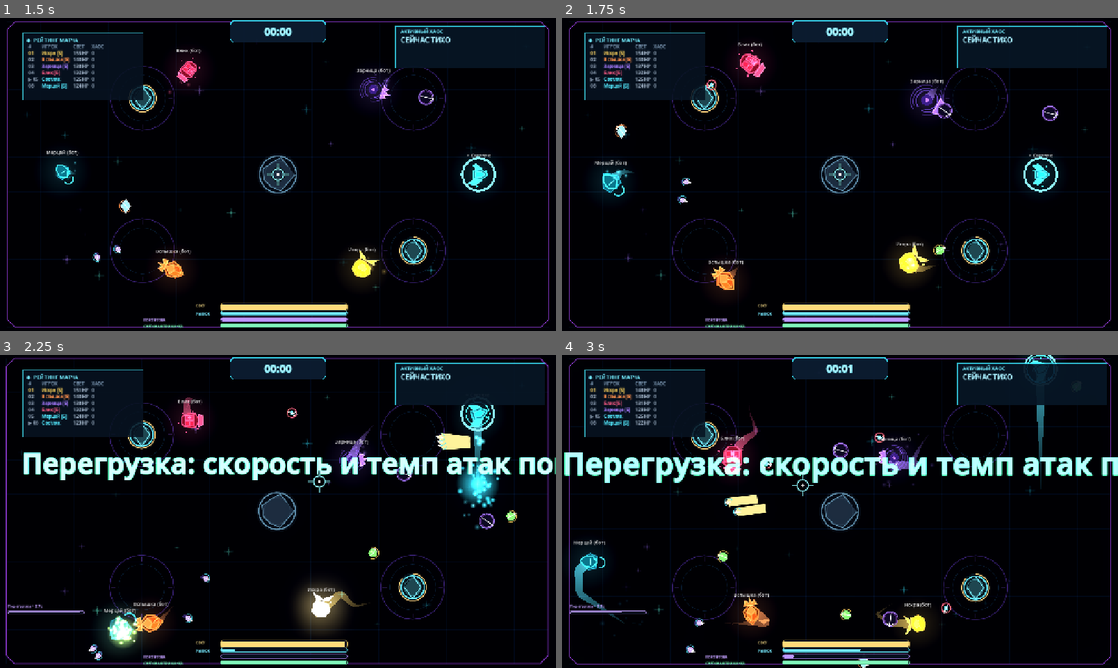
Above: before the commit, frames 1-4 (two rows, left to right).
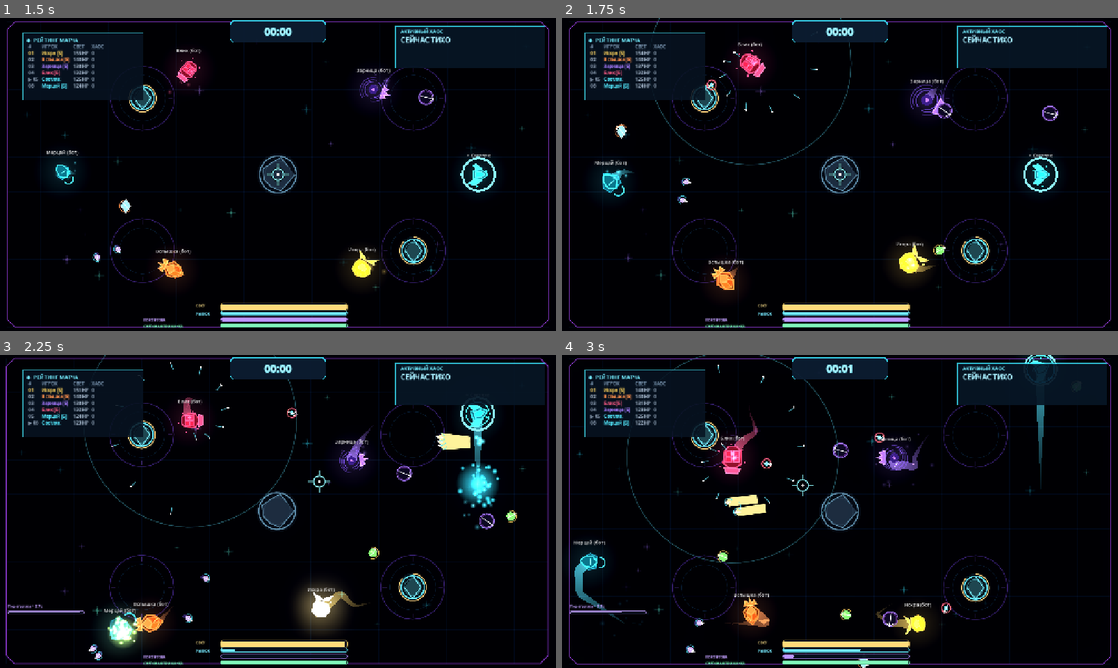
Above: after the commit, the same moments.

Repository: DvoreZZKy/svetobalamut
Game: Godot game, scene res://scenes/menu.tscn
Two runs of this game, one before a commit and one after it. Both use one fixed random seed, a clock stepped at 60 frames per second and the inputs below.
Inputs (mouse positions are in pixels of both pictures, inside the frame that each line leads up to):
- Up to frame 1 (1.5 s): click "Играть одному (с ботами)" at 0.5 s; click "НАЧАТЬ МАТЧ" at 1.25 s
- Up to frame 2 (1.75 s): no input
- Up to frame 3 (2.25 s): tap Enter (restart) at 2 s; move the mouse to (305, 511) at 2.02 s; hold W (up) from 2.03 s (still down); hold Space (dash) from 2.03 s (still down); tap Q (ability) at 2.1 s; click (305, 511) at 2.17 s
- Up to frame 4 (3 s): keep holding W (up); move the mouse to (812, 511) at 2.77 s; release Space (dash) at 2.78 s; tap Space (dash) at 2.85 s

Frame 1 is identical in both runs. In frame 2, 0.2% of the frame differs, in the area x 16-53%, y 0-48%; in frame 3, 3.8%; in frame 4, 4.3%, in the area x 0-100%, y 0-67%.

Commit message:
Improve map ricochets, Generator damage and ability visuals

Diff:
--- a/scripts/arena.gd
+++ b/scripts/arena.gd
@@ -167,6 +167,7 @@
 var result_category_frame: PanelContainer
 var result_list: VBoxContainer
 var banner: Label
+var ability_error_panel: PanelContainer
 var zone_warning_panel: ColorRect
 var zone_warning_label: Label
 var zone_warning_until := 0.0
@@ -447,6 +448,37 @@
 	banner.anchor_bottom = 0.28
 	banner.pivot_offset = Vector2(640, 50)
 	banner.modulate.a = 0.0
+	ability_error_panel = PanelContainer.new()
+	ability_error_panel.anchor_left = 0.5
+	ability_error_panel.anchor_right = 0.5
+	ability_error_panel.anchor_top = 0.42
+	ability_error_panel.anchor_bottom = 0.42
+	ability_error_panel.offset_left = -220.0
+	ability_error_panel.offset_right = 220.0
+	ability_error_panel.offset_top = -25.0
+	ability_error_panel.offset_bottom = 25.0
+	ability_error_panel.pivot_offset = Vector2(220.0, 25.0)
+	ability_error_panel.mouse_filter = Control.MOUSE_FILTER_IGNORE
+	ability_error_panel.visible = false
+	var error_style := StyleBoxFlat.new()
+	error_style.bg_color = Color("#171d26", 0.97)
+	error_style.border_color = Color("#858d98")
+	error_style.set_border_width_all(2)
+	error_style.set_corner_radius_all(3)
+	error_style.content_margin_left = 16.0
+	error_style.content_margin_right = 16.0
+	error_style.content_margin_top = 8.0
+	error_style.content_margin_bottom = 8.0
+	ability_error_panel.add_theme_stylebox_override("panel", error_style)
+	var error_label := Label.new()
+	error_label.text = "АТАКА НЕ УДАЛАСЬ"
+	error_label.horizontal_alignment = HORIZONTAL_ALIGNMENT_CENTER
+	error_label.vertical_alignment = VERTICAL_ALIGNMENT_CENTER
+	error_label.add_theme_font_override("font", _bold_hud_font())
+	error_label.add_theme_font_size_override("font_size", 19)
+	error_label.add_theme_color_override("font_color", Color("#c8cdd4"))
+	ability_error_panel.add_child(error_label)
+	cl.add_child(ability_error_panel)
 	score_lbl = RichTextLabel.new()
 	score_lbl.bbcode_enabled = true
 	score_lbl.fit_content = false
@@ -1048,8 +1080,17 @@
 				bullet_layer.draw_circle(pos, radius, Color("#100c24"))
 				bullet_layer.draw_arc(pos, radius + 5.0, 0.0, TAU, 32, Color("#a77aff"), 2.0, true)
 			11:
-				bullet_layer.draw_arc(pos, radius + 2.0, 0.0, TAU, 28, Color.WHITE, 3.0, true)
-				bullet_layer.draw_line(pos + Vector2(-radius, 0), pos + Vector2(radius, 0), col, 2.0, true)
+				if b.size() > 9 and bool(b[9]):
+					var ric_dir := vel.normalized()
+					var ric_side := ric_dir.orthogonal()
+					var ric_diamond := PackedVector2Array([pos + ric_dir * (radius + 8.0), pos + ric_side * (radius * 0.85), pos - ric_dir * (radius + 8.0), pos - ric_side * (radius * 0.85)])
+					bullet_layer.draw_circle(pos, radius + 8.0, Color(0.25, 0.88, 1.0, 0.16))
+					bullet_layer.draw_arc(pos, radius + 8.0, 0.0, TAU, 32, Color("#8df6ff"), 3.5, true)
+					bullet_layer.draw_colored_polygon(ric_diamond, Color("#c7fbff"))
+					bullet_layer.draw_polyline(ric_diamond, Color.WHITE, 2.0, true)
+				else:
+					bullet_layer.draw_arc(pos, radius + 2.0, 0.0, TAU, 28, Color.WHITE, 3.0, true)
+					bullet_layer.draw_line(pos + Vector2(-radius, 0), pos + Vector2(radius, 0), col, 2.0, true)
 			12:
 				bullet_layer.draw_circle(pos, radius + 3.0, Color("#ff4b24", 0.45))
 				bullet_layer.draw_circle(pos, radius, Color("#ff792e"))
@@ -1095,6 +1136,21 @@
 			bullet_layer.draw_arc(effect_pos, 43.0, 0.0, TAU, 40, Color("#c18cff"), 4.0, true)
 		if int(pd.get("pr", 0)) > 0:
 			bullet_layer.draw_arc(effect_pos, 48.0, -0.65, 0.65, 24, Color("#8cf7ff"), 4.0, true)
+		var field_remaining := float(pd.get("field_t", 0.0))
+		var field_kind := int(pd.get("k", -1))
+		if field_remaining > 0.0 and [5, 10, 17].has(field_kind):
+			var field_mode := int(pd.get("fm", 0))
+			var field_color := Color("#a77aff") if field_kind == 10 else (Color("#ff687a") if field_kind == 17 else Color("#63eaff"))
+			var field_pulse := 1.0 + 0.035 * sin(t * 9.0)
+			bullet_layer.draw_arc(effect_pos, 305.0 * field_pulse, 0.0, TAU, 64, Color(field_color, 0.34), 2.2, true)
+			for particle_index in 12:
+				var particle_phase := fposmod(t * 0.82 + float(particle_index) / 12.0, 1.0)
+				var particle_dir := Vector2.from_angle(TAU * float(particle_index) / 12.0 + t * 0.22)
+				var particle_radius := lerpf(282.0, 38.0, particle_phase) if field_mode == 1 else lerpf(42.0, 282.0, particle_phase)
+				var particle_pos := effect_pos + particle_dir * particle_radius
+				var streak_dir := -particle_dir if field_mode == 1 else particle_dir
+				bullet_layer.draw_line(particle_pos, particle_pos + streak_dir * 20.0, Color(field_color, 0.72), 2.4, true)
+				bullet_layer.draw_circle(particle_pos, 3.2 if field_kind == 10 else 2.7, Color.WHITE)
 
 
 # ----------------------------------------------------------------- цикл ---
@@ -2351,16 +2407,10 @@
 				warning_tween.set_loops(4)
 				warning_tween.tween_property(zone_warning_panel, "color:a", 0.48, 0.22)
 				warning_tween.tween_property(zone_warning_panel, "color:a", 0.88, 0.22)
-			"generator_attack":
-				if int(e.get("id", 0)) == local_id:
-					_show_banner("ТУРЕЛЬ УСТАНОВЛЕНА В ТОЧКЕ ПРИЦЕЛА")
 			"ability_failed":
 				if int(e.get("id", 0)) == local_id:
-					_show_banner("НИКОГО В РАДИУСЕ — АТАКА НЕ УДАЛАСЬ")
+					_show_ability_error()
 					Sfx.play("hit", 0.65, -8.0)
-			"ability_notice":
-				if int(e.get("id", 0)) == local_id:
-					_show_banner(str(e.get("text", "СПОСОБНОСТЬ АКТИВИРОВАНА")))
 			"ability":
 				var ability_kind := int(e.get("kind", 0))
 				if ability_kind == 7:
@@ -2377,6 +2427,9 @@
 				Sfx.play("possess", 1.25, -7.0)
 				flash(pos, 64.0, Color("#c49bff"), 0.18)
 				burst(pos, Color("#c49bff"), 12, 220.0, 0.28)
+			"wall_bounce":
+				burst(pos, col, 9, 280.0, 0.18)
+				flash(pos, 24.0, col, 0.13)
 			"supernova":
 				Sfx.play("boom", 1.28, -1.0)
 				_outline_shockwave(pos, float(e.get("r", 230.0)), Color("#ffb45f"), 0.14)
@@ -2467,6 +2520,16 @@
 	tw.chain().tween_callback(s.queue_free)
 
 
+func _show_ability_error() -> void:
+	ability_error_panel.visible = true
+	ability_error_panel.modulate = Color.WHITE
+	ability_error_panel.scale = Vector2.ONE * 0.94
+	var error_tween := create_tween().set_parallel(true)
+	error_tween.tween_property(ability_error_panel, "scale", Vector2.ONE, 0.12).set_trans(Tween.TRANS_BACK).set_ease(Tween.EASE_OUT)
+	error_tween.tween_property(ability_error_panel, "modulate:a", 0.0, 0.95).set_delay(0.38)
+	error_tween.chain().tween_callback(func(): ability_error_panel.visible = false)
+
+
 func _show_banner(text: String) -> void:
 	banner.text = text
 	banner.modulate = G.hdr(Color.from_hsv(randf(), 0.65, 1.0), 2.4)
--- a/scripts/sim.gd
+++ b/scripts/sim.gd
@@ -9,48 +9,6 @@
 var danger_half_extents := Vector2.ZERO
 var map_object_timer := 2.0
 const MAX_LIGHT := 125.0
-const ABILITY_Q_NOTICES := [
-	"Перегрузка: скорость и темп атак повышены",
-	"Энергощит: входящий урон уменьшен",
-	"Фазовый скачок: рывок вперёд с неуязвимостью",
-	"Звёздный залп: круг из десяти рикошетящих снарядов",
-	"Разгон: ускорение передвижения",
-	"Притяжение: поле притягивает ближайших противников",
-	"Липкая броня: получен временный щит",
-	"Вспышка: мощный взрыв вокруг персонажа",
-	"Смещение: созданы два отвлекающих двойника",
-	"Гранёный залп: следующие пять выстрелов усилены",
-	"Гравитационная яма: поле притягивает врагов",
-	"Отскок: следующие пять выстрелов рикошетят",
-	"Перегрев: временно повышен урон",
-	"Высасывание: ближайший противник теряет свет",
-	"Размах: ускорение и усиленный размах",
-	"Поглощение: щит поглощает снаряды",
-	"Автотурель: турель активна рядом с вами",
-	"Отталкивание: включено силовое поле",
-	"Фазирование: краткая неуязвимость"
-]
-const ABILITY_F_NOTICES := [
-	"Световая приманка: пожиратели отвлекаются на маяк",
-	"Поглощение снарядов: ловите выстрелы и превращайте их в свет",
-	"Фазовая защита: проходите сквозь угрозы",
-	"Призматические выстрелы: следующие три атаки раздваиваются",
-	"Цепная молния: удар по ближайшим врагам",
-	"Отталкивающий импульс: отбрасывает ближайших врагов",
-	"Отталкивающий импульс: отбрасывает ближайших врагов",
-	"Сверхновая: мощный круговой взрыв",
-	"Пространственный скачок: длинный телепорт вперёд",
-	"Защитный щит: получено 30 единиц щита",
-	"Гравитационное поле: притягивает ближайших врагов",
-	"Веерный рикошет: выпущено пять отражающихся снарядов",
-	"Вулканический выброс: оглушающий круговой взрыв",
-	"Высасывание энергии: наносит урон и восстанавливает свет",
-	"Ударная волна: отбрасывает врагов вокруг",
-	"Преобразование щита: запас щита превращён в свет",
-	"Усиленная турель: турель продлена до шести секунд",
-	"Смена полярности: поле меняет притяжение на отталкивание",
-	"Фазовый скачок: короткий телепорт с защитой"
-]
 const CLASS_STATS := [
 	{"name":"Светляк","hp":125.0,"def":0.95,"atk":0.90,"speed":1.12,"rate":0.22,"ability":"Перегрузка"},
 	{"name":"Капсула","hp":136.0,"def":0.88,"atk":1.30,"speed":0.83,"rate":0.56,"ability":"Энергощит"},
@@ -511,7 +469,6 @@
 				break
 		if not found:
 			attack_turrets.append({"pos": turret_pos, "owner": p.id, "t": 4.0, "cd": 0.12})
-		events.append({"t":"generator_attack","id":p.id,"x":turret_pos.x,"y":turret_pos.y,"c":p.ci})
 	elif kind == 17:
 		var polarity := int(p.get("polarity_mode", 1))
 		_spawn_class_bullet(p, aim, 1160.0, 8.0, 0.9, 1.35, {"polarity": polarity})
@@ -611,9 +568,9 @@
 					var direction: Vector2 = (target.pos - turret.pos).normalized()
 					bullets.append({"id": next_id, "pos": turret.pos + direction * 20.0, "vel": direction * 1080.0,
 						"owner": owner_id, "life": 0.9, "bn": 0, "ricochet": false,
-						"dmg": BULLET_DMG * float(owner.attack) * 0.38, "radius": 4.5, "vk": 16, "hit_ids": []})
+						"dmg": BULLET_DMG * float(owner.attack) * 0.95, "radius": 5.5, "vk": 16, "hit_ids": []})
 					next_id += 1
-			turret.cd = 0.68
+			turret.cd = 0.48
 		keep.append(turret)
 	attack_turrets = keep
 
@@ -749,7 +706,11 @@
 			p.field_t = 3.2
 			p.field_mode = 1
 		11:
-			p.special_shots = 5
+			var ricochet_dir: Vector2 = p.aim.normalized()
+			bullets.append({"id":next_id,"pos":p.pos + ricochet_dir * 38.0,"vel":ricochet_dir * 980.0,
+				"owner":p.id,"life":3.2,"bn":0,"ricochet":true,"ricochet_limit":5,
+				"dmg":BULLET_DMG * float(p.attack) * 2.0,"radius":13.0,"vk":11,"hit_ids":[]})
+			next_id += 1
 			events.append({"t":"ability","x":p.pos.x,"y":p.pos.y,"c":p.ci,"kind":11})
 		12:
 			p.buff = "overdrive"
@@ -770,7 +731,6 @@
 		18:
 			p.phase_t = 1.0
 			p.inv = maxf(float(p.inv), 1.0)
-	events.append({"t":"ability_notice","id":p.id,"text":str(ABILITY_Q_NOTICES[int(p.kind)])})
 
 
 func _use_extra_ability(p: Dictionary) -> void:
@@ -838,7 +798,6 @@
 		18:
 			p.pos = (p.pos + p.aim * 260.0).clamp(Vector2(40,40), world_size - Vector2(40,40))
 			p.inv = maxf(float(p.inv), 0.55)
-	events.append({"t":"ability_notice","id":p.id,"text":str(ABILITY_F_NOTICES[int(p.kind)])})
 
 
 
@@ -937,9 +896,9 @@
 		var target := _nearest(p, false)
 		if not target.is_empty():
 			var direction: Vector2 = (target.pos - p.pos).normalized()
-			bullets.append({"id":next_id,"pos":p.pos + direction * 38.0,"vel":direction * 1050.0,"owner":p.id,"life":1.0,"bn":0,"ricochet":false,"dmg":BULLET_DMG * float(p.attack) * 0.55,"radius":5.0})
+			bullets.append({"id":next_id,"pos":p.pos + direction * 38.0,"vel":direction * 1120.0,"owner":p.id,"life":1.0,"bn":0,"ricochet":false,"dmg":BULLET_DMG * float(p.attack) * 0.95,"radius":5.5,"vk":16})
 			next_id += 1
-			p.turret_cd = 0.72
+			p.turret_cd = 0.48
 
 func _update_lures(dt: float) -> void:
 	var keep: Array = []
@@ -1056,6 +1015,55 @@
 			var direction := delta.normalized() if delta.length_squared() > 0.01 else Vector2.RIGHT
 			pos = center + direction * minimum
 	return pos
+
+
+func _find_bullet_surface_collision(pos: Vector2, radius: float) -> Dictionary:
+	var objects: Array = map_data.get("objects", [])
+	for object_index in objects.size():
+		var item: Dictionary = objects[object_index]
+		var object_type := str(item.get("type", "rock"))
+		if object_type == "cave_wall":
+			var wall_poly := PackedVector2Array()
+			for point in item.get("poly", []):
+				wall_poly.append(Vector2(point))
+			if wall_poly.size() < 3:
+				continue
+			var inside_wall := Geometry2D.is_point_in_polygon(pos, wall_poly)
+			var nearest := Vector2.ZERO
+			var nearest_distance := INF
+			var centroid := Vector2.ZERO
+			for point in wall_poly:
+				centroid += point
+			centroid /= float(wall_poly.size())
+			for edge_index in wall_poly.size():
+				var a: Vector2 = wall_poly[edge_index]
+				var b: Vector2 = wall_poly[(edge_index + 1) % wall_poly.size()]
+				var edge := b - a
+				var edge_length_sq := edge.length_squared()
+				var along := clampf((pos - a).dot(edge) / edge_length_sq, 0.0, 1.0) if edge_length_sq > 0.001 else 0.0
+				var candidate := a + edge * along
+				var distance_sq := pos.distance_squared_to(candidate)
+				if distance_sq < nearest_distance:
+					nearest_distance = distance_sq
+					nearest = candidate
+			if inside_wall or nearest_distance <= radius * radius:
+				var normal := (nearest - pos).normalized() if inside_wall else (pos - nearest).normalized()
+				if normal.length_squared() < 0.001:
+					normal = (nearest - centroid).normalized()
+				if normal.length_squared() < 0.001:
+					normal = Vector2.UP
+				return {"point": nearest, "normal": normal, "index": object_index, "type": object_type}
+			continue
+		if not ["rock", "crystal", "cover", "container", "plant"].has(object_type):
+			continue
+		var center := Vector2(float(item.get("x", 0.0)), float(item.get("y", 0.0)))
+		var object_radius := float(item.get("r", 48.0))
+		var delta := pos - center
+		var combined_radius := object_radius + radius
+		if delta.length_squared() <= combined_radius * combined_radius:
+			var normal := delta.normalized() if delta.length_squared() > 0.001 else Vector2.UP
+			return {"point": center + normal * object_radius, "normal": normal, "index": object_index, "type": object_type}
+	return {}
 
 
 func _find_free_spawn_position(origin: Vector2, player_index: int) -> Vector2:
@@ -1395,17 +1403,21 @@
 			b.pos += b.vel * dt + b.vel.normalized().orthogonal() * sin(float(b.wave_t) * 8.0) * 78.0 * dt
 		else:
 			b.pos += b.vel * dt
-		var object_hit := false
-		var object_list: Array = map_data.get("objects", [])
-		for object_index in object_list.size():
-			var item: Dictionary = object_list[object_index]
-			var object_type := str(item.get("type", "rock"))
-			if not ["rock", "crystal", "cover", "container", "plant"].has(object_type):
-				continue
-			var object_center := Vector2(float(item.get("x", 0.0)), float(item.get("y", 0.0)))
-			var object_radius := float(item.get("r", 48.0))
-			if b.pos.distance_squared_to(object_center) <= pow(object_radius + float(b.get("radius", 6.0)), 2.0):
+		var bounce_on: bool = effects.has("bounce") or bool(b.get("ricochet", false))
+		var bounce_limit: int = int(b.get("ricochet_limit", 2)) if bool(b.get("ricochet", false)) else 4
+		var bullet_radius := float(b.get("radius", 6.0))
+		var bp: Vector2 = b.pos
+		var bv: Vector2 = b.vel
+		var dead: bool = b.life <= 0.0
+		var surface_hit := _find_bullet_surface_collision(bp, bullet_radius) if not dead else {}
+		if not surface_hit.is_empty():
+			var object_index := int(surface_hit.get("index", -1))
+			var object_list: Array = map_data.get("objects", [])
+			if object_index >= 0 and object_index < object_list.size():
+				var item: Dictionary = object_list[object_index]
+				var object_type := str(surface_hit.get("type", "rock"))
 				if object_type == "container" or object_type == "crystal":
+					var object_center := Vector2(float(item.get("x", 0.0)), float(item.get("y", 0.0)))
 					var remaining_hp := maxf(0.0, float(item.get("hp", 65.0)) - float(b.get("dmg", BULLET_DMG)))
 					item["hp"] = remaining_hp
 					object_list[object_index] = item
@@ -1413,14 +1425,16 @@
 						object_list.remove_at(object_index)
 						var drop_kind := "battery" if object_type == "container" else "shield"
 						pickups.append({"pos": object_center, "kind": drop_kind, "t": 12.0})
-				map_data["objects"] = object_list
-				object_hit = true
-				break
-		var dead: bool = b.life <= 0.0 or object_hit
-		var bounce_on: bool = effects.has("bounce") or bool(b.get("ricochet", false))
-		var bounce_limit: int = 2 if bool(b.get("ricochet", false)) else 4
-		var bp: Vector2 = b.pos
-		var bv: Vector2 = b.vel
+					map_data["objects"] = object_list
+			if bounce_on and int(b.get("bn", 0)) < bounce_limit:
+				var surface_normal: Vector2 = surface_hit.get("normal", Vector2.UP)
+				bv = bv.bounce(surface_normal)
+				bp = Vector2(surface_hit.get("point", bp)) + surface_normal * (bullet_radius + 3.0)
+				b.bn = int(b.get("bn", 0)) + 1
+				if bool(b.get("ricochet", false)):
+					events.append({"t":"wall_bounce","x":bp.x,"y":bp.y,"c":int(b.get("vk",0))})
+			else:
+				dead = true
 		var hit_wall := bp.x < 0.0 or bp.x > world_size.x or bp.y < 0.0 or bp.y > world_size.y
 		if hit_wall and bool(b.get("split_on_wall", false)):
 			var split_dir: Vector2 = bv.normalized()
@@ -1932,7 +1946,7 @@
 			"s": p.shadow, "k": p.kind, "c": p.ci, "hat": p.hat, "outfit": p.outfit,
 			"iv": p.inv, "dc": p.dash_cd, "pt": p.pts, "wc": 0.0, "wa": int(p.wave_ammo), "wr": float(p.wave_reload_t),
 			"hpmax": p.max_light, "sh": float(p.get("shield_hp", 0.0)), "shmax": float(p.get("max_shield", 0.0)), "acd": p.abili …(257 unchanged characters)…
-			"ki": p.kills, "dm": float(p.get("damage_total", 0.0)), " …(114 unchanged characters)… ield_t": float(p.get("field_t", 0.0)), "turret_t": float(p.get("turret_t", 0.0)) …(68 unchanged characters)…
+			"ki": p.kills, "dm": float(p.get("damage_total", 0.0)), " …(114 unchanged characters)… ield_t": float(p.get("field_t", 0.0)), "fm": int(p.get("field_mode", 0)), "turret_t": float(p.get("turret_t", 0.0)) …(68 unchanged characters)…
 	var pu: Array = []
 	for pickup in pickups:
 		pu.append([pickup.pos, pickup.kind, pickup.t])
@@ -1948,7 +1962,7 @@
 	var bl: Array = []
 	for b in bullets:
 		var visual_kind := int(b.get("vk", players.get(b.owner, {}).get("kind", 0)))
-		bl.append([b.id, b.pos, b.vel, b.owner, b.bn, visual_kind, float(b.get("radius", 6.0)), bool(b.get("absorb_bubble", false)), int(b.get("polarity", 0))])
+		bl.append([b.id, b.pos, b.vel, b.owner, b.bn, visual_kind, float(b.get("radius", 6.0)), bool(b.get("absorb_bubble", false)), int(b.get("polarity", 0)), bool(b.get("ricochet", false))])
 	var az: Array = []
 	for zone in attack_zones:
 		az.append([zone.pos, str(zone.kind), float(zone.r), float(zone.t)])
--- a/tests/sim_smoke.gd
+++ b/tests/sim_smoke.gd
@@ -427,19 +427,50 @@
 				if sim.bullets.is_empty() or int(sim.bullets[0].get("pierce", 0)) != 4:
 					_fail("phantom slash does not pierce multiple targets")
 
-	# Ricochet Q upgrades the next five basic attacks into three-shot bouncing volleys.
+	# Ricochet Q launches one heavy bank-shot that rebounds five times from arena and map walls.
 	sim.reset([{"id":1,"name":"Ricochet Q","human":true,"color":0,"kind":11,"outfit":0,"hat":0}])
 	sim.chaos_enabled = false
 	var ricochet_player: Dictionary = sim.players[1]
+	ricochet_player.pos = Vector2(500, 450)
+	ricochet_player.aim = Vector2.RIGHT
 	sim._use_ability(ricochet_player)
-	if int(ricochet_player.get("special_shots", 0)) != 5:
-		_fail("Ricochet Q did not grant five empowered shots")
+	if sim.bullets.size() != 1 or not bool(sim.bullets[0].get("ricochet", false)) or int(sim.bullets[0].get("ricochet_limit", 0)) != 5:
+		_fail("Ricochet Q did not launch its five-bounce heavy projectile")
+	if float(sim.bullets[0].get("dmg", 0.0)) < Sim.BULLET_DMG * 1.9:
+		_fail("Ricochet Q heavy projectile damage is too low")
+	# Ordinary shots remain straight; Q no longer modifies later basic attacks.
+	sim.bullets.clear()
 	sim._fire_class_attack(ricochet_player)
-	if sim.bullets.size() != 3:
-		_fail("Ricochet Q did not convert the next basic attack into a three-shot volley")
-	for ricochet_bullet in sim.bullets:
-		if not bool(ricochet_bullet.get("ricochet", false)):
-			_fail("Ricochet Q empowered volley contains a non-bouncing projectile")
+	if sim.bullets.size() != 1 or bool(sim.bullets[0].get("ricochet", false)):
+		_fail("Ricochet basic attack became bouncing without Q")
+	# A heavy ricochet reflects from circular rocks instead of disappearing.
+	sim.bullets = [{"id":50,"pos":Vector2(600,450),"vel":Vector2(500,0),"owner":1,"life":1.0,"bn":0,"ricochet":true,"ricochet_limit":5,"dmg":18.0,"radius":8.0,"vk":11,"hit_ids":[]}]
+	sim.map_data["objects"] = [{"type":"rock","x":650.0,"y":450.0,"r":35.0}]
+	sim._update_bullets(0.02)
+	if sim.bullets.size() != 1 or float(sim.bullets[0].vel.x) >= 0.0 or int(sim.bullets[0].bn) != 1:
+		_fail("Ricochet Q did not rebound from a circular rock")
+	# Merged cave-wall polygons are solid surfaces too.
+	sim.bullets = [{"id":51,"pos":Vector2(550,450),"vel":Vector2(1000,0),"owner":1,"life":1.0,"bn":0,"ricochet":true,"ricochet_limit":5,"dmg":18.0,"radius":8.0,"vk":11,"hit_ids":[]}]
+	var cave_poly := PackedVector2Array([Vector2(600,300),Vector2(700,300),Vector2(700,600),Vector2(600,600)])
+	sim.map_data["objects"] = [{"type":"cave_wall","poly":cave_poly}]
+	sim._update_bullets(0.06)
+	if sim.bullets.size() != 1 or float(sim.bullets[0].vel.x) >= 0.0 or int(sim.bullets[0].bn) != 1:
+		_fail("Ricochet Q did not rebound from a cave-wall polygon")
+	# Ordinary projectiles stop on the same rock.
+	sim.bullets = [{"id":52,"pos":Vector2(600,450),"vel":Vector2(500,0),"owner":1,"life":1.0,"bn":0,"ricochet":false,"dmg":9.0,"radius":8.0,"vk":0,"hit_ids":[]}]
+	sim.map_data["objects"] = [{"type":"rock","x":650.0,"y":450.0,"r":35.0}]
+	sim._update_bullets(0.02)
+	if not sim.bullets.is_empty():
+		_fail("ordinary projectile passed through a solid rock")
+	# Field direction is replicated so the renderer can draw particles flowing into the singularity.
+	sim.reset([{"id":1,"name":"Singularity field","human":true,"color":0,"kind":10,"outfit":0,"hat":0}])
+	sim.chaos_enabled = false
+	var singularity: Dictionary = sim.players[1]
+	sim._use_ability(singularity)
+	var field_snapshot: Dictionary = sim.snapshot()
+	var field_player: Dictionary = field_snapshot.pl[0]
+	if int(field_player.get("fm", 0)) != 1 or float(field_player.get("field_t", 0.0)) <= 0.0:
+		_fail("Singularity pull field state was not replicated for its particle effect")
 
 	# Slime, gravity and lava patches have active gameplay effects.
 	sim.reset([
@@ -626,17 +657,33 @@
 		_fail("Supernova consumed its Q cooldown without a target in range")
 	if not sim.events.any(func(event): return str(event.get("t", "")) == "ability_failed" and int(event.get("id", 0)) == 1):
 		_fail("failed targeted ability did not publish player feedback")
-	# Generator's basic attack places a turret; Q also publishes an explanatory HUD notice.
-	sim.reset([{"id":1,"name":"Generator","human":true,"color":0,"kind":16,"outfit":0,"hat":0}])
+	# Generator turrets need real damage and must not emit explanatory text banners.
+	sim.reset([
+		{"id":1,"name":"Generator","human":true,"color":0,"kind":16,"outfit":0,"hat":0},
+		{"id":2,"name":"Generator target","human":true,"color":1,"kind":0,"outfit":0,"hat":0}
+	])
 	sim.chaos_enabled = false
 	var generator: Dictionary = sim.players[1]
+	var generator_target: Dictionary = sim.players[2]
+	generator.pos = Vector2(400,450)
+	generator_target.pos = Vector2(600,450)
 	generator.aim = Vector2.RIGHT
 	sim._fire_class_attack(generator)
-	if sim.attack_turrets.is_empty() or not sim.events.any(func(event): return str(event.get("t", "")) == "generator_attack"):
-		_fail("Generator basic attack did not place and announce its turret")
+	if sim.attack_turrets.is_empty() or sim.events.any(func(event): return str(event.get("t", "")) == "generator_attack" or str(event.get("t", "")) == "ability_notice"):
+		_fail("Generator basic attack emitted an unwanted text notice or failed to deploy")
+	sim.attack_turrets = [{"pos":Vector2(500,450),"owner":1,"t":2.0,"cd":0.0}]
+	sim._update_attack_turrets(1.0/60.0)
+	if sim.bullets.is_empty() or float(sim.bullets[0].get("dmg",0.0)) < 8.0 or not is_equal_approx(float(sim.attack_turrets[0].cd),0.48):
+		_fail("Generator deployed turret still deals too little damage or fires too slowly")
+	sim.bullets.clear()
+	generator.turret_t = 1.0
+	generator.turret_cd = 0.0
+	sim._tick_character_fields(generator,1.0/60.0)
+	if sim.bullets.is_empty() or float(sim.bullets[0].get("dmg",0.0)) < 8.0:
+		_fail("Generator Q turret still deals too little damage")
 	sim._use_ability(generator)
-	if not sim.events.any(func(event): return str(event.get("t", "")) == "ability_notice" and int(event.get("id", 0)) == 1):
-		_fail("Generator Q did not publish its ability explanation")
+	if sim.events.any(func(event): return str(event.get("t", "")) == "ability_notice"):
+		_fail("Generator Q emitted an unwanted ability text notice")
 	# Bots steer back inside the shrinking rectangle rather than wandering into the hazard.
 	sim.reset([{"id":1,"name":"Zone Bot","human":false,"color":0,"kind":0,"outfit":0,"hat":0}])
 	sim.chaos_enabled = false
